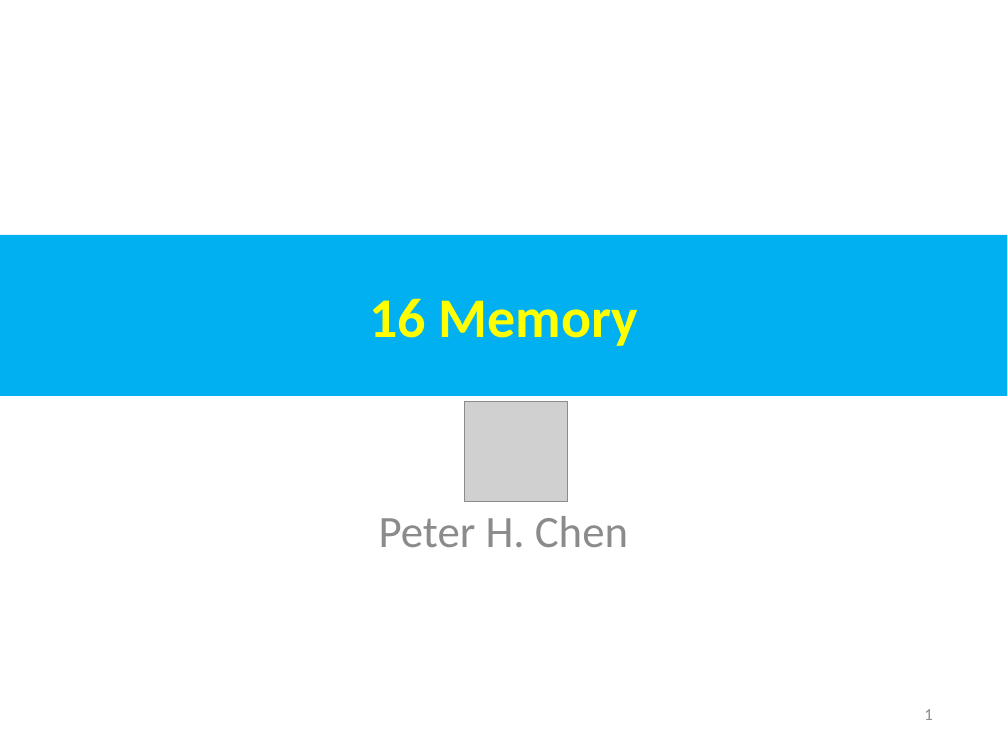
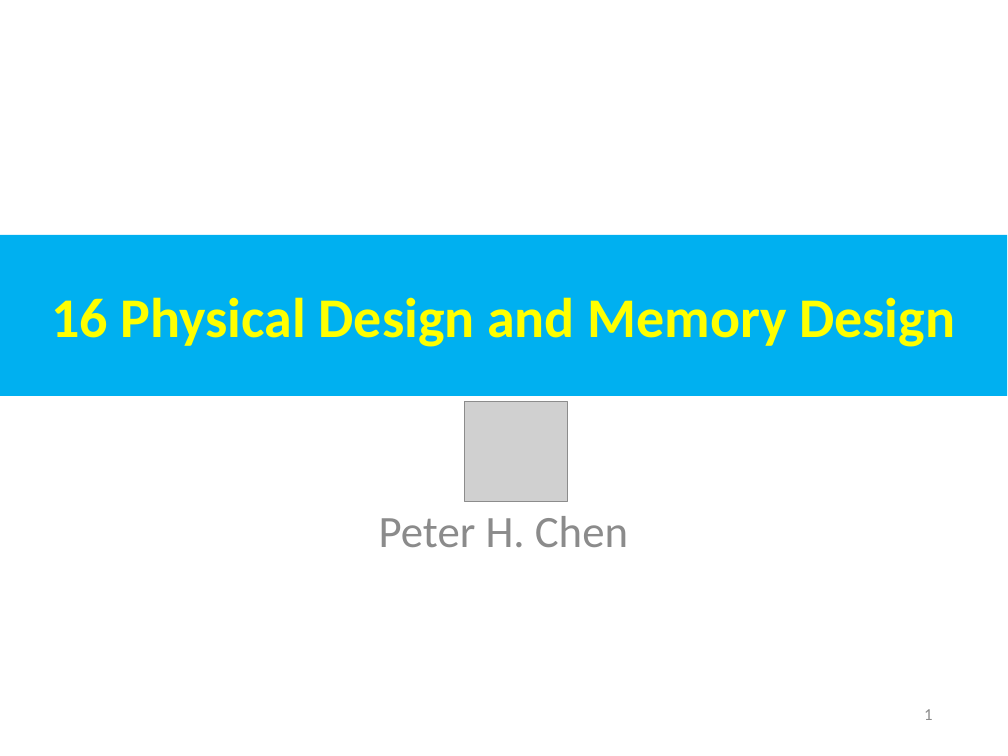
Before and after one commit to peterhchen/AIU_CS800_Chisel, a slide deck: slide 1 of 500_UCSC_HWD/016_Memory/000_Video/016.Memory.ppt. Drawn at 1008x756 pixels with LibreOffice and Linux fonts; fonts in the diff are those of the drawing; grey boxes stand for pictures. Boxes give left, top, right and bottom in pixels: in the first picture for what was removed or moved away, otherwise in the second. Text is boxed around its words. In the diff, an @@ line names an element or a change of style, - is before the commit and + after.

```diff
--- a/500_UCSC_HWD/016_Memory/000_Video/016.Memory.ppt
+++ b/500_UCSC_HWD/016_Memory/000_Video/016.Memory.ppt
@@ text in rectangle at (51,297,955,347): text changed @@
-16 Memory
+16 Physical Design and Memory Design
```
Also in this commit, not shown: 4 other slides changed, 35 slides added, 2 slides removed.
